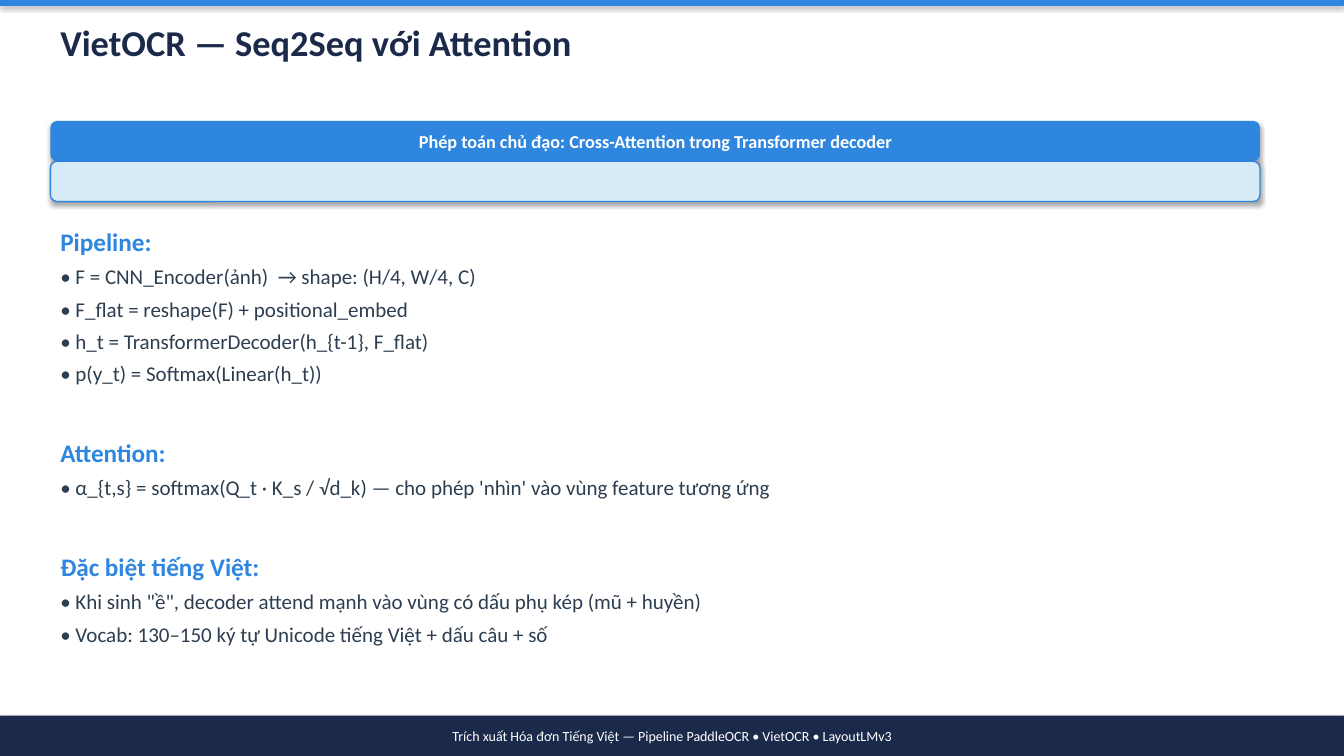
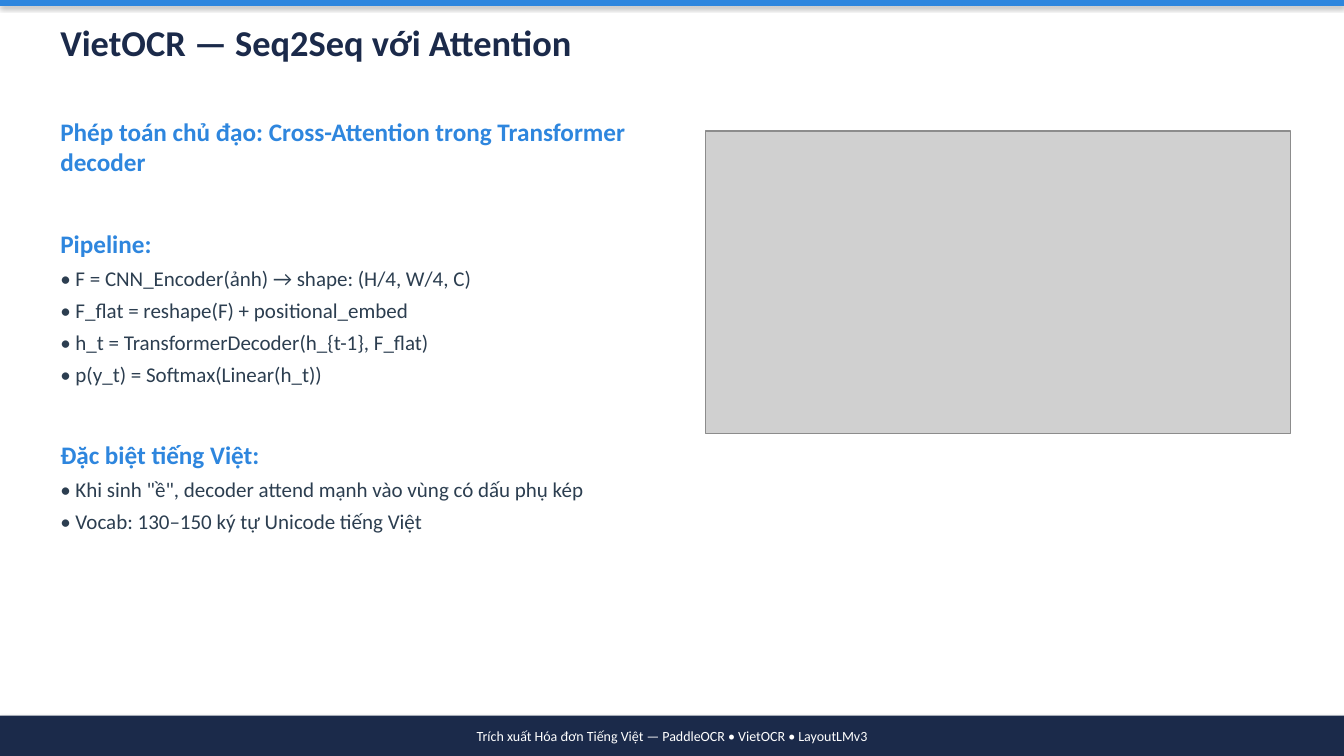
Before and after one commit to simasangggg/smartvn-report, a slide deck: slide 14 of slides/OCR-Presentation.pptx (slide 19 before the commit). Drawn at 1344x756 pixels with LibreOffice and Linux fonts; fonts in the diff are those of the drawing; grey boxes stand for pictures. Boxes give left, top, right and bottom in pixels: in the first picture for what was removed or moved away, otherwise in the second. Text is boxed around its words. In the diff, an @@ line names an element or a change of style, - is before the commit and + after.

Commit message:
refactor: OCR PPTX 21 slides với hình minh họa
- Giảm 29 → 21 slides (bỏ section dividers)
- Thêm 5 hình minh họa: Pipeline, Three-tiers, DB algorithm, VietOCR attention, LayoutLMv3
- Nội dung đầy đủ 8 phần như file PDF gốc

```diff
--- a/slides/OCR-Presentation.pptx
+++ b/slides/OCR-Presentation.pptx
@@ text "Phép toán chủ đạo: Cross-Attention ...": place and size @@
-text "Phép toán chủ đạo: Cross-Attention ..." at [60,233,770,646]
+text "Phép toán chủ đạo: Cross-Attention ..." at [60,123,625,533]
@@ rounded rectangle removed at [50,121,1260,161] @@
-Phép toán chủ đạo: Cross-Attention trong Transformer decoder
@@ text at [60,123,625,171]: paragraph added @@
+Phép toán chủ đạo: Cross-Attention trong Transformer decoder
@@ picture added at [706,131,1291,434] @@
@@ rounded rectangle removed at [50,161,1260,202] @@
@@ text at [60,444,770,499]: paragraphs removed @@
-Attention:
-• α_{t,s} = softmax(Q_t · K_s / √d_k) — cho phép 'nhìn' vào vùng feature tương ứng
@@ text at [75,481,583,533]: text changed @@
-• Khi sinh "ề", decoder attend mạnh vào vùng có dấu phụ kép (mũ + huyền)
-• Vocab: 130–150 ký tự Unicode tiếng Việt + dấu câu + số
+• Khi sinh "ề", decoder attend mạnh vào vùng có dấu phụ kép
+• Vocab: 130–150 ký tự Unicode tiếng Việt
@@ text in rectangle at [477,730,867,744]: text changed @@
-Trích xuất Hóa đơn Tiếng Việt — Pipeline PaddleOCR • VietOCR • LayoutLMv3
+Trích xuất Hóa đơn Tiếng Việt — PaddleOCR • VietOCR • LayoutLMv3
```
Also in this commit, not shown: 20 other slides changed, 8 slides removed, 6 other files.
